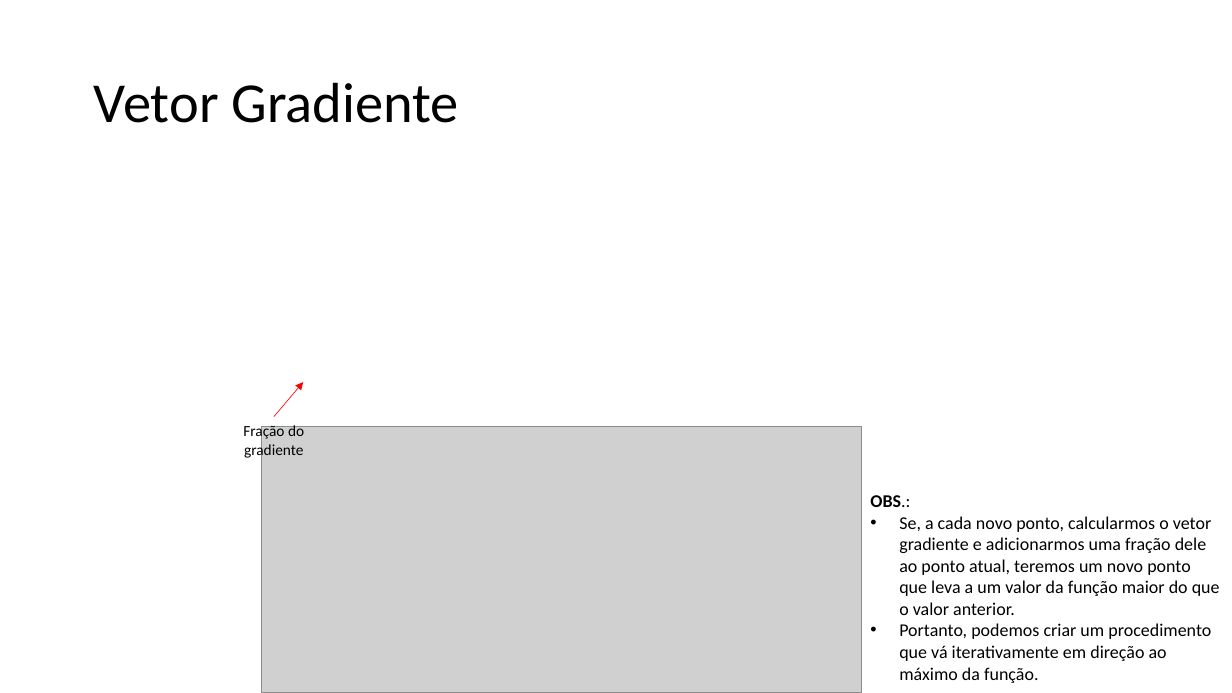
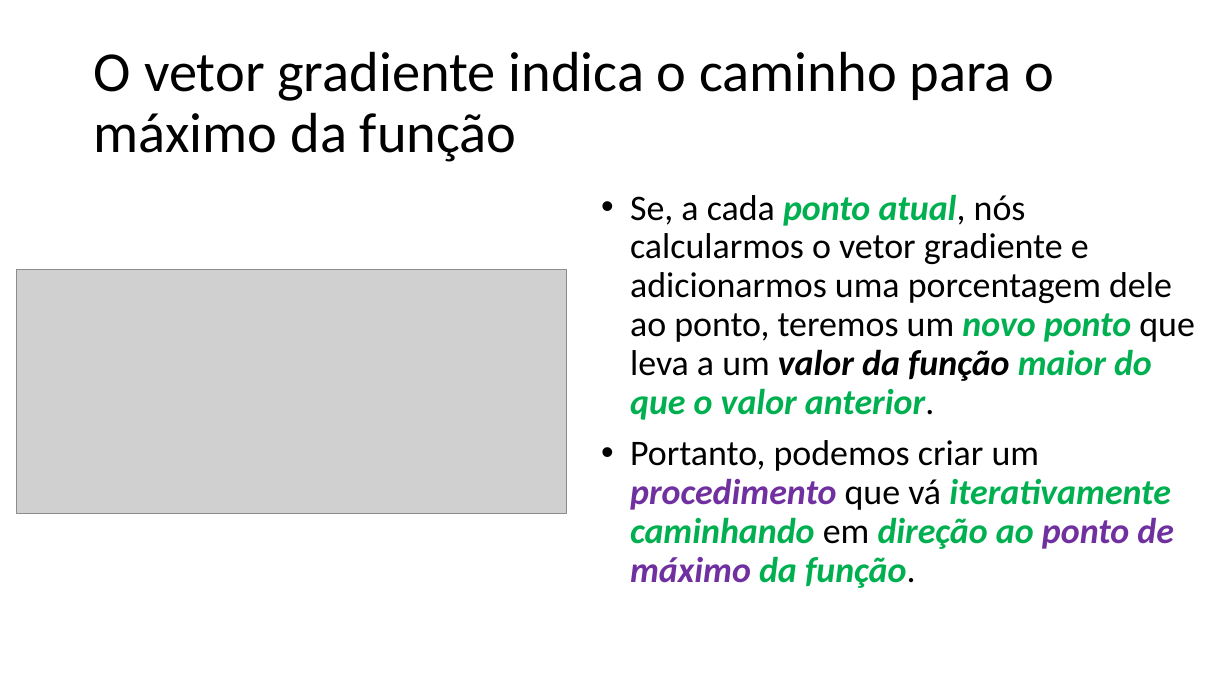
Before and after one commit to zz4fap/t319_aprendizado_de_maquina, a slide deck: slide 9 of slides/T319_Regressão_Linear (Parte II).pptx (slide 4 before the commit). Drawn at 1232x693 pixels with LibreOffice and Linux fonts; fonts in the diff are those of the drawing; grey boxes stand for pictures. Boxes give left, top, right and bottom in pixels: in the first picture for what was removed or moved away, otherwise in the second. Text is boxed around its words. In the diff, an @@ line names an element or a change of style, - is before the commit and + after.

Commit message:
update of slides

```diff
--- a/slides/T319_Regressão_Linear (Parte II).pptx
+++ b/slides/T319_Regressão_Linear (Parte II).pptx
@@ title at [94,51,1055,162]: text changed @@
-Vetor Gradiente
+O vetor gradiente indica o caminho para o máximo da função
@@ text at [630,194,1195,588]: text changed; size 14 to 28 pt @@
-OBS.:
-• Se, a cada novo ponto, calcularmos o vetor gradiente e adicionarmos uma fração dele ao ponto atual, teremos um novo ponto que leva a um valor da função maior do que o valor anterior.
-• Portanto, podemos criar um procedimento que vá iterativamente em direção ao máximo da função.
+• Se, a cada ponto atual, nós calcularmos o vetor gradiente e adicionarmos uma porcentagem dele ao ponto, teremos um novo ponto que leva a um valor da função maior do que o valor anterior.
+• Portanto, podemos criar um procedimento que vá iterativamente caminhando em direção ao ponto de máximo da função.
@@ picture: place and size @@
-picture at [262,427,861,693]
+picture at [17,269,567,513]
@@ arrow removed from (274, 417) to (303, 383) @@
@@ text removed at [243,423,304,459] @@
-Fração do gradiente
```
Also in this commit, not shown: 1 other slide changed, 17 slides added, 2 slides removed, 5 other files.
